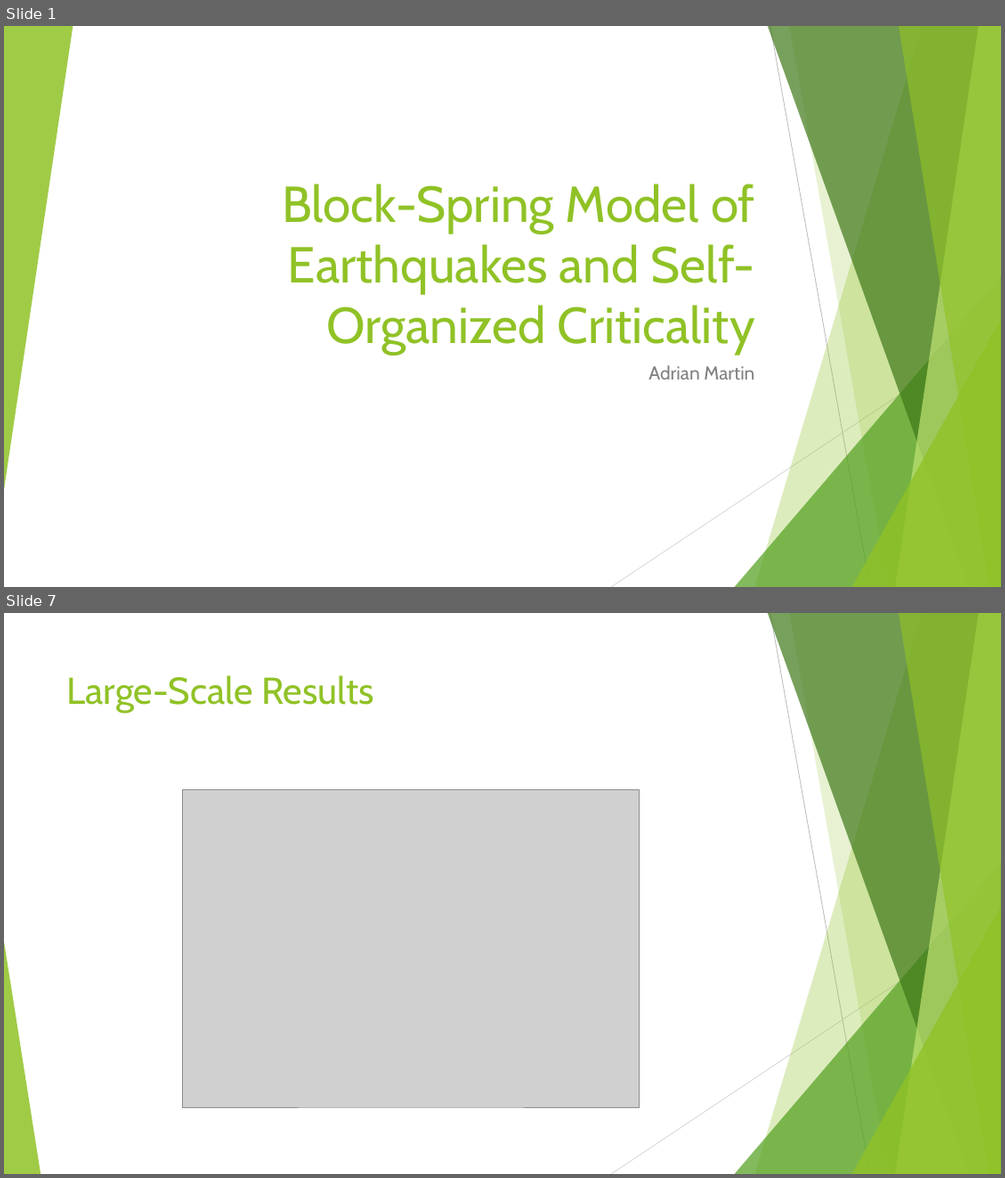
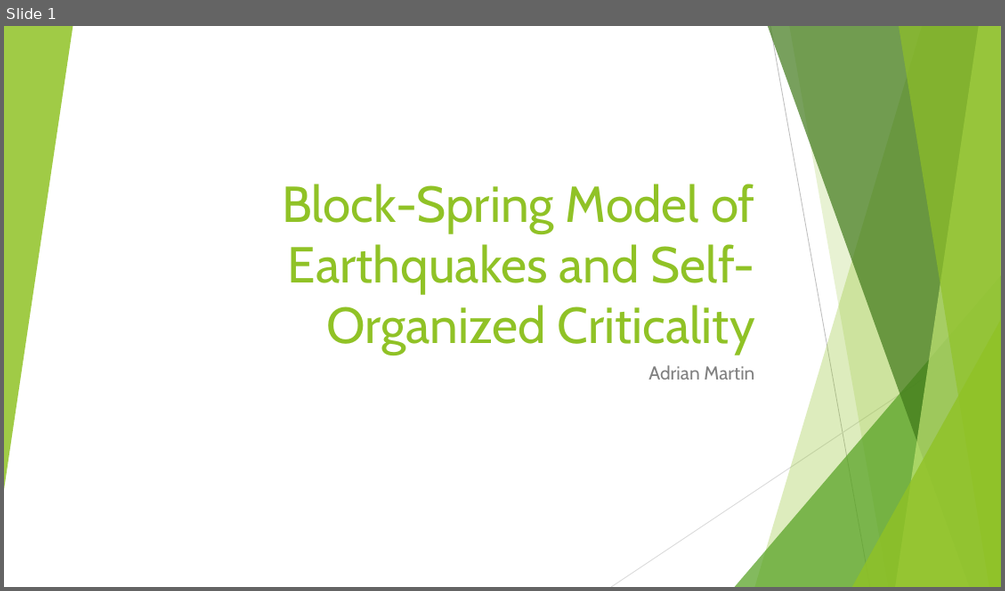
Before and after one commit to aMartin6/Final_Project, a slide deck: Earthquake Presentation.pptx. Shown one above the other, each under a label of ours: slides 1 and 7 before the commit, slide 1 after it; the slides between them are not shown. The pictures are 1005x1178 and 1005x591 pixels, drawn with LibreOffice and Linux fonts; fonts in the diff are those of the drawing; grey boxes stand for pictures. Boxes give left, top, right and bottom in pixels: in the first picture for what was removed or moved away, otherwise in the second. Text is boxed around its words. In the diff, an @@ line names an element or a change of style, - is before the commit and + after.

```diff
--- a/Earthquake Presentation.pptx
+++ b/Earthquake Presentation.pptx
@@ slide 7 removed at (x1=4, y1=613, x2=1001, y2=1174), background #FFFFFF; not listed: 9 template elements that a slide beside it also shows @@
@@ title removed at (x1=67, y1=675, x2=374, y2=713) @@
-Large-Scale Results
@@ picture removed at (x1=183, y1=789, x2=639, y2=1107) @@
@@ triangle removed at (x1=4, y1=941, x2=40, y2=1174) @@
```
Also in this commit, not shown: 4 slides changed, 7 slides added, 3 other slides removed, 1 other file.
